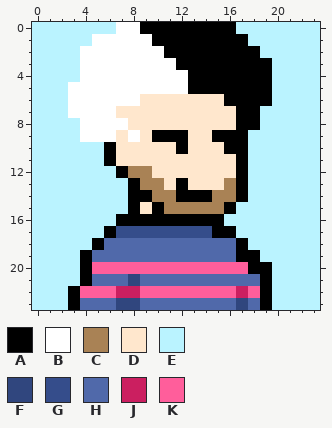
Two states of a pixel-art sprite, boyz/7.png. The picture above was drawn from the file before the commit.
The file is 216x216 pixels, drawn in blocks of 9x9; one block is one cell here.
Palette (. is transparent): A #000000  B #ffffff  C #a98255  D #ffe7cd  E #baf3ff  F #30467e  G #354d8b  H #5069aa  J #cb1f60  K #ff5e9b
Pixels before, first column x 0:
 0 EEEEEEEBBAAAAAAAAEEEEEEE
 1 EEEEEBBBBBAAAAAAAAEEEEEE
 2 EEEEBBBBBBBAAAAAAAAEEEEE
 3 EEEEBBBBBBBBAAAAAAAAEEEE
 4 EEEEBBBBBBBBBAAAAAAAEEEE
 5 EEEBBBBBBBBBBAAAAAAAEEEE
 6 EEEBBBBBBDDDDDDDAAAAEEEE
 7 EEEBBBBDDDDDDDDDDAAEEEEE
 8 EEEEBBBBDDDDDDDDDAAEEEEE
 9 EEEEBBBDBDAAADDAAAEEEEEE
10 EEEEEEADDDDDADDDAAEEEEEE
11 EEEEEEADDDDDDDDDDAEEEEEE
12 EEEEEEEACCDDDDDDDAEEEEEE
13 EEEEEEEEACCDADDDCAEEEEEE
14 EEEEEEEEAACCAAACCAEEEEEE
15 EEEEEEEEADACCCCCAEEEEEEE
16 EEEEEEEAAAAAAAAAEEEEEEEE
17 EEEEEEAGGGGGGGGAAEEEEEEE
18 EEEEEAHHHHHHHHHHHAEEEEEE
19 EEEEAHHHHHHHHHHHHAAEEEEE
20 EEEEAKKKKKKKKKKKKKAAEEEE
21 EEEEAHHHFHHHHHHHHHHAEEEE
22 EEEAKKKJJKKKKKKKKJKAEEEE
23 EEEAHHHFFHHHHHHHHFHAEEEE
The same view after the edit:
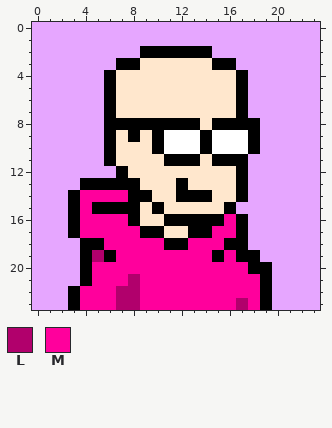
Colours new in this view: L #b1006c  M #ff009c
From old to new:
colour E: #baf3ff -> #e6a6ff
Changed rows in their new state; - is a pixel that keeps its letter.
first column x 3:
 0 ----EEEEEEEEEE---
 1 --EEEEEEEEEEEEE--
 2 -EEEEEAA----EEEE-
 3 -EEEAADDDDDD--EEE
 4 -EEADDDDDDDDDD-EE
 5 EEEADDDDDDDDDD-EE
 6 EEEADD-------D-EE
 7 EEEA-----------E-
 8 -EEAAAAAAAA-AA---
 9 -EEA-A--BBBABBBA-
10 -------ABBBABBBA-
11 --------AAA-AA---
12 -----DD----------
13 -AAAA-DD-----D---
14 AMMMM--DD---DD---
15 AMAAA---DDDDD----
16 AMMMM-DD-----MA--
17 AMMMMMAADDAAMMA--
18 -A-MMMMMAAMMMA---
19 --LAMMMMMMMMAM---
20 --MMMMMMMMMMMMM--
21 --MMMLMMMMMMMMMM-
22 -MMMLLMMMMMMMMMM-
23 -MMMLLMMMMMMMMLM-
